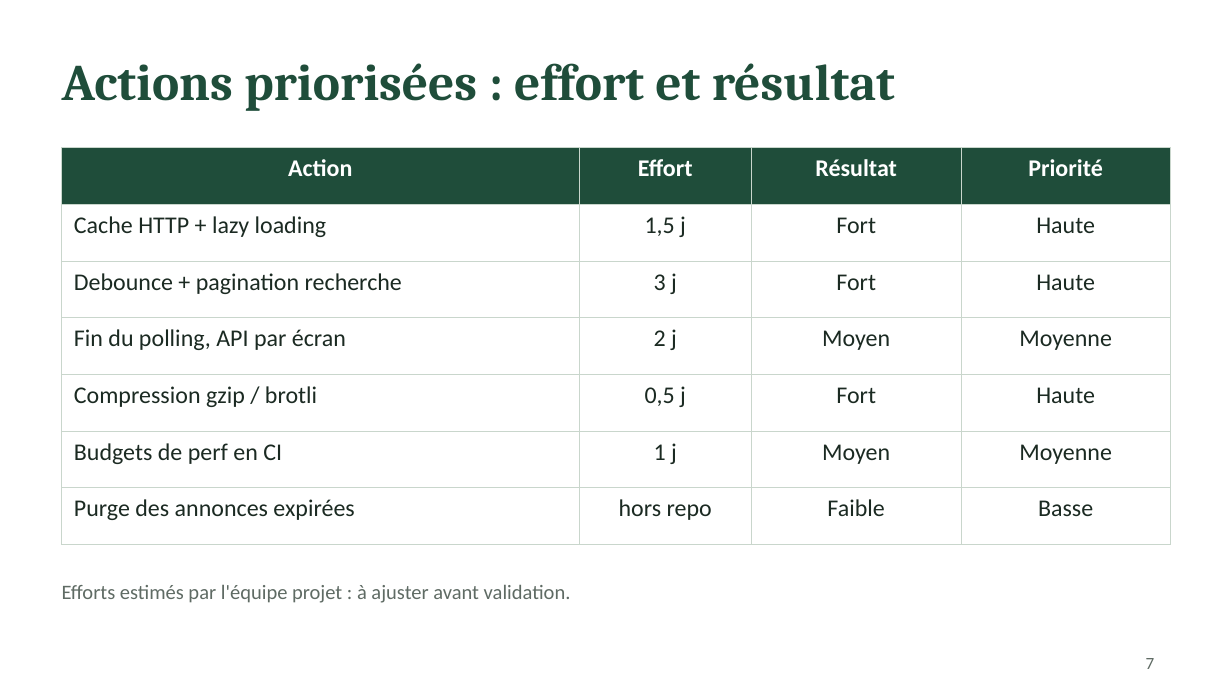
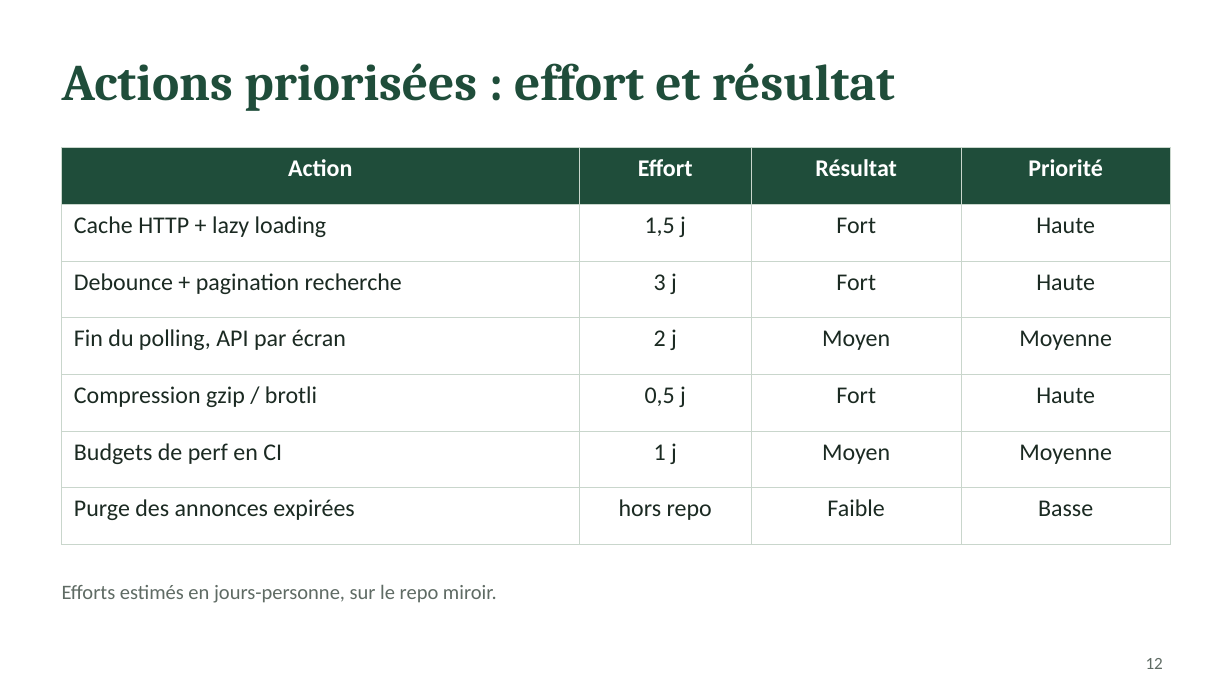
Before and after one commit to tuirz/eco-training-starter, a slide deck: slide 12 of heavy-shop/docs/plan-action-6-mois.pptx (slide 7 before the commit). Drawn at 1232x693 pixels with LibreOffice and Linux fonts; fonts in the diff are those of the drawing. Boxes give left, top, right and bottom in pixels: in the first picture for what was removed or moved away, otherwise in the second. Text is boxed around its words. In the diff, an @@ line names an element or a change of style, - is before the commit and + after.

```diff
--- a/heavy-shop/docs/plan-action-6-mois.pptx
+++ b/heavy-shop/docs/plan-action-6-mois.pptx
@@ text at <box>62,584,497,603</box>: text changed @@
-Efforts estimés par l'équipe projet : à ajuster avant validation.
+Efforts estimés en jours-personne, sur le repo miroir.
@@ page number at <box>1146,658,1163,669</box>: text changed @@
-7
+12
```
Also in this commit, not shown: 2 other slides changed, 5 slides added, 1 other file.
